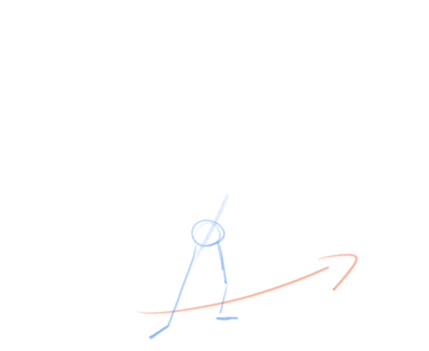
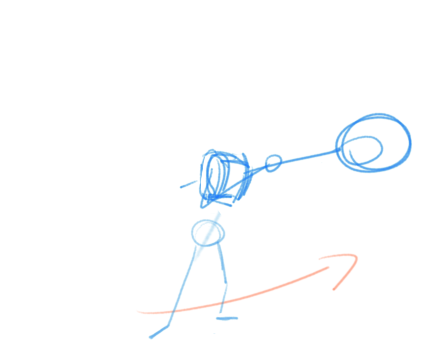
Layers edited between the first and the second 429px x 351px image:
painted on "Paint Layer 8" over (148, 148, 320, 340)
